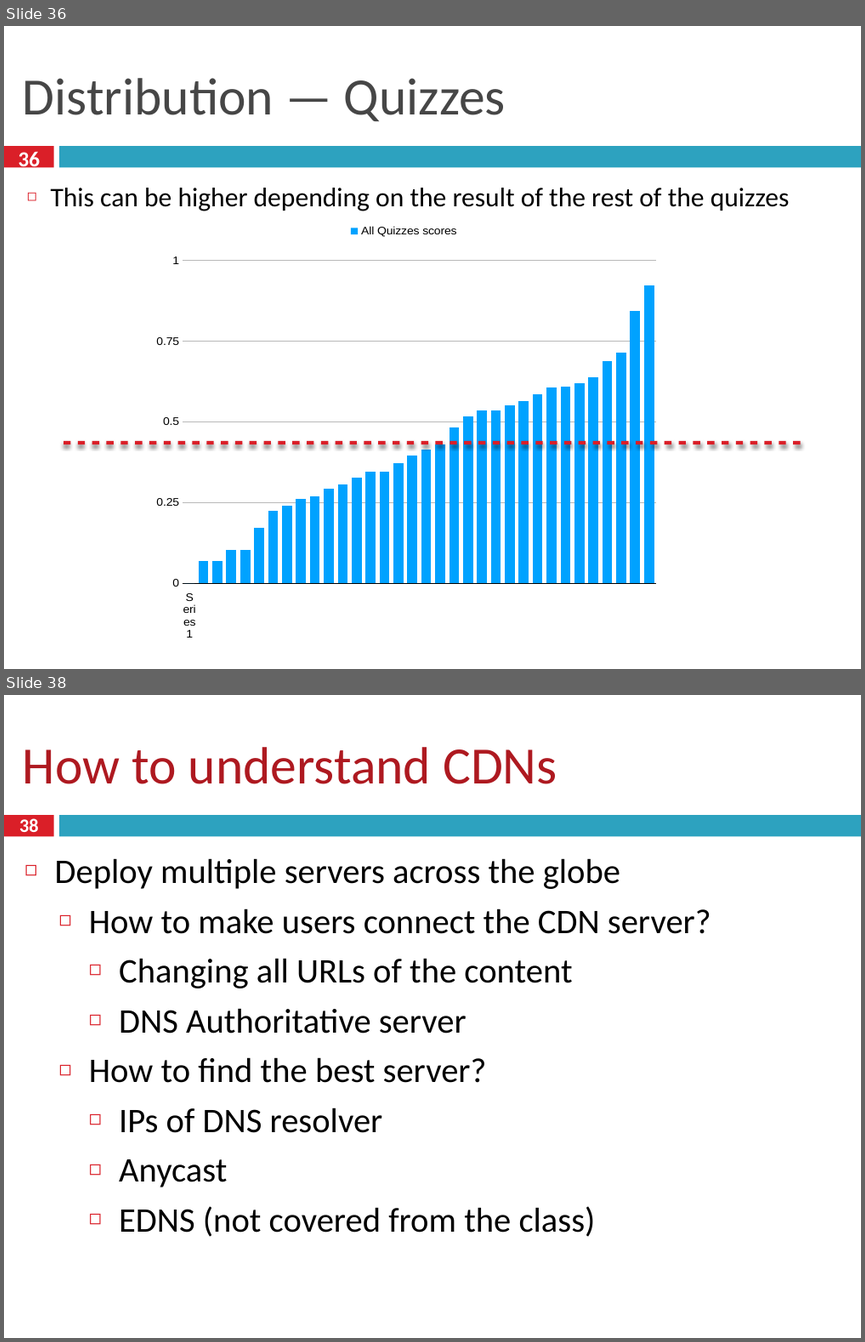
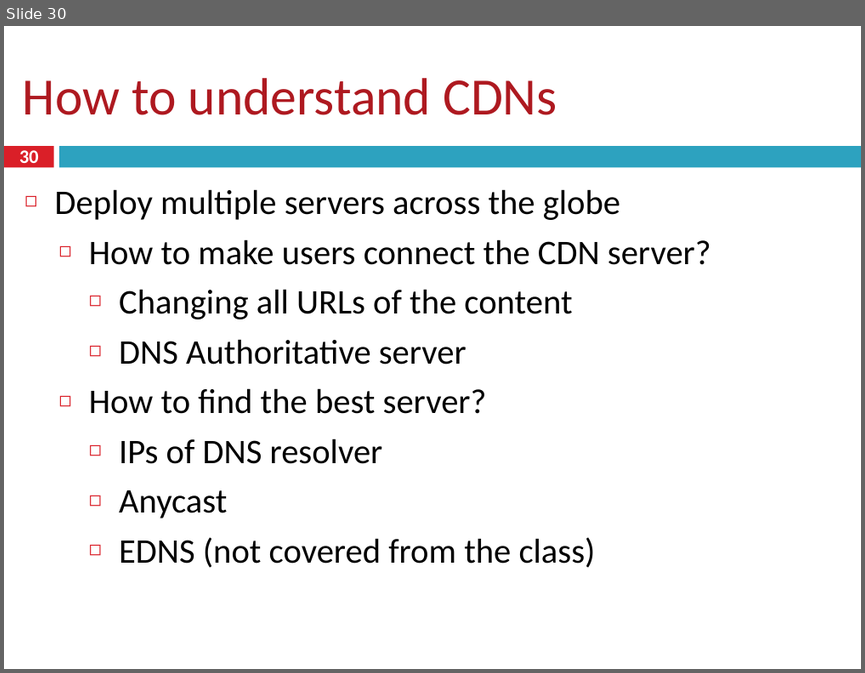
Before and after one commit to taejoong/taejoong.github.io, a slide deck: courses/csci-351/handouts/16-CDN.pptx. Shown one above the other, each under a label of ours: slides 36 and 38 before the commit, slide 30 after it; the slides between them are not shown. The pictures are 865x1342 and 865x673 pixels, drawn with LibreOffice and Linux fonts; fonts in the diff are those of the drawing. Boxes give left, top, right and bottom in pixels: in the first picture for what was removed or moved away, otherwise in the second. Text is boxed around its words. In the diff, an @@ line names an element or a change of style, - is before the commit and + after.

```diff
--- a/courses/csci-351/handouts/16-CDN.pptx
+++ b/courses/csci-351/handouts/16-CDN.pptx
@@ slide 36 removed at (4,26,861,669), background #FFFFFF; not listed: 2 template elements that a slide beside it also shows @@
@@ title removed at (23,78,506,121) @@
-Distribution — Quizzes
@@ page number removed at (18,148,41,171) @@
-36
@@ text removed at (51,188,789,211) @@
-◻ This can be higher depending on the result of the rest of the quizzes
@@ column chart removed at (145,220,658,640) @@
-categories: , , , , , , , , , , , , , , , , , , , , , , , , , , , , , , , , , 
-All Quizzes scores: 0, 0.07, 0.07, 0.1, 0.1, 0.17, 0.22, 0.24, 0.26, 0.27, 0.29, 0.31, 0.33, 0.34, 0.34, 0.37, 0.4, 0.41, 0.43, 0.48, 0.52, 0.53, 0.53, 0.55, 0.56, 0.59, 0.61, 0.61, 0.62, 0.64, 0.69, 0.72, 0.84, 0.92
@@ line removed from (64, 442) to (801, 442) @@
@@ what was slide 38 is now slide 30 @@
@@ page number at (19,150,39,168): text changed @@
-38
+30
```
Also in this commit, not shown: 3 slides changed, 7 other slides removed, 25 other files.
